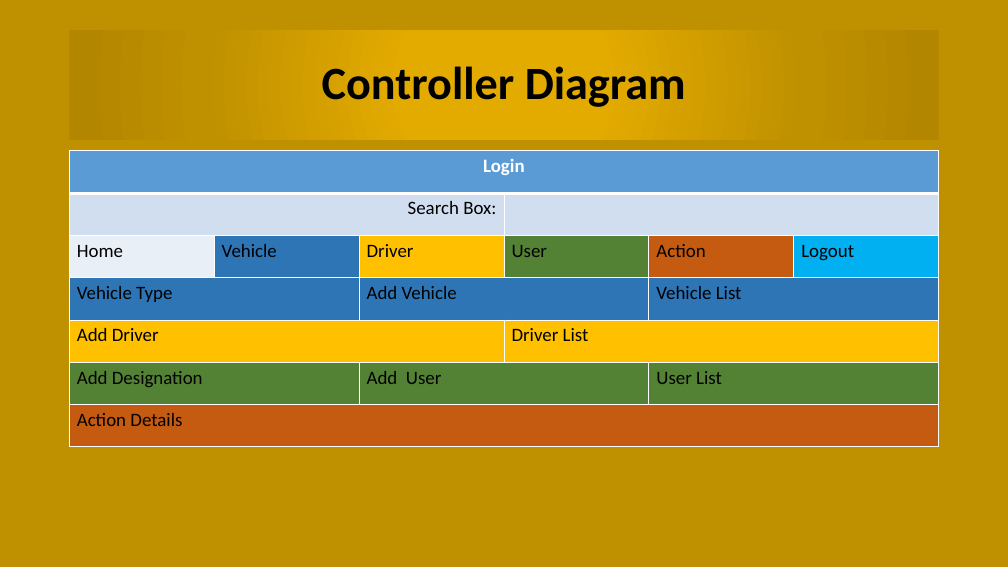
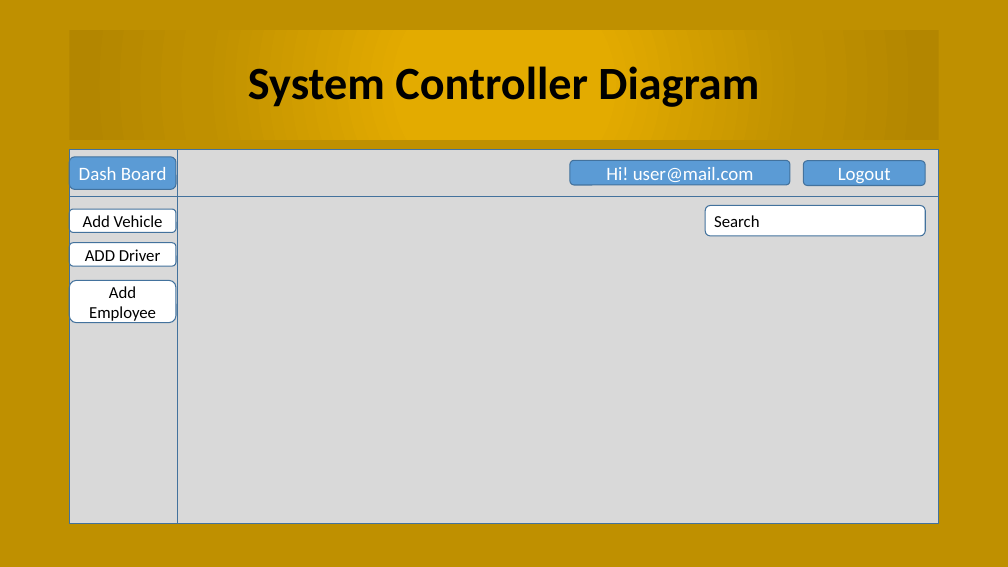
Before and after one commit to chittoranjan/BCCVehicleManagemant, a slide deck: slide 22 of Document/Vehicle Management Presentation.pptx (slide 14 before the commit). Drawn at 1008x567 pixels with LibreOffice and Linux fonts; fonts in the diff are those of the drawing. Boxes give left, top, right and bottom in pixels: in the first picture for what was removed or moved away, otherwise in the second. Text is boxed around its words. In the diff, an @@ line names an element or a change of style, - is before the commit and + after.

```diff
--- a/Document/Vehicle Management Presentation.pptx
+++ b/Document/Vehicle Management Presentation.pptx
@@ title at (x1=248, y1=66, x2=759, y2=107): text changed @@
-Controller Diagram
+System Controller Diagram
@@ table removed at (x1=70, y1=151, x2=941, y2=447), 7 rows, 6 columns @@
-Login |  |  |  |  | 
-Search Box: |  |  |  |  | 
-Home | Vehicle | Driver | User | Action | Logout
-Vehicle Type |  | Add Vehicle |  | Vehicle List | 
-Add Driver |  |  | Driver List |  | 
-Add Designation |  | Add User |  | User List | 
-Action Details |  |  |  |  | 
@@ flow chart internal storage added at (x1=70, y1=150, x2=939, y2=523), fill #D9D9D9, outline #43739E 1 pt @@
@@ rounded rectangle added at (x1=70, y1=157, x2=176, y2=189), fill #5B9BD5, outline #43739E 1 pt, 18 pt, text #FFFFFF @@
+Dash Board
@@ rounded rectangle added at (x1=570, y1=160, x2=790, y2=185), fill #5B9BD5, outline #43739E 1 pt, 18 pt, text #FFFFFF @@
+Hi! user@mail.com
@@ rounded rectangle added at (x1=804, y1=161, x2=926, y2=186), fill #5B9BD5, outline #43739E 1 pt, 18 pt, text #FFFFFF @@
+Logout
@@ rounded rectangle added at (x1=70, y1=209, x2=176, y2=232), fill #FFFFFF, outline #43739E 1 pt, 16 pt, text #000000 @@
+Add Vehicle
@@ rounded rectangle added at (x1=706, y1=206, x2=926, y2=236), fill #FFFFFF, outline #43739E 1 pt, 16 pt, text #000000 @@
+Search
@@ rounded rectangle added at (x1=70, y1=243, x2=176, y2=266), fill #FFFFFF, outline #43739E 1 pt, 16 pt, text #000000 @@
+ADD Driver
@@ rounded rectangle added at (x1=70, y1=281, x2=176, y2=323), fill #FFFFFF, outline #43739E 1 pt, 16 pt, text #000000 @@
+Add Employee
```
Also in this commit, not shown: 11 other slides changed, 12 slides added, 2 slides removed, 45 other files.
